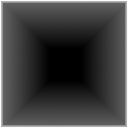
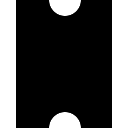
Comparing the layer stacks of the two (128, 128) images. Changes:
added layer "New Layer#9" above "New Layer#7" over [49, 0, 81, 128]
added layer "New Layer#7" above "New Layer#8" over [1, 0, 128, 128]
hid "New Layer#6" over [1, 0, 128, 128]
hid "Neue Ebene#4" over [1, 0, 128, 128]
